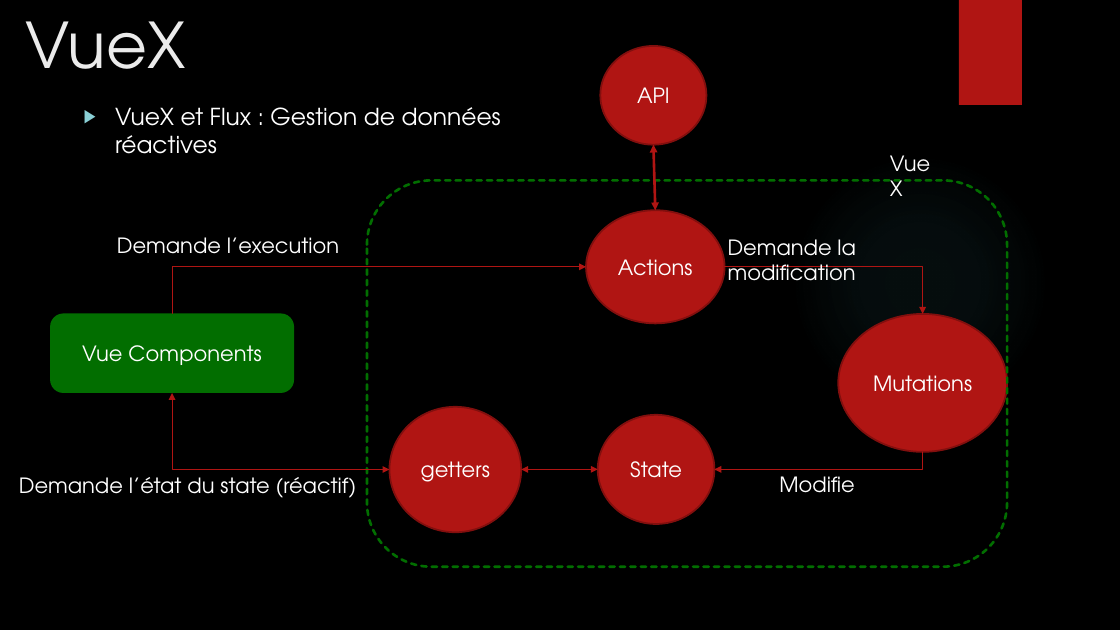
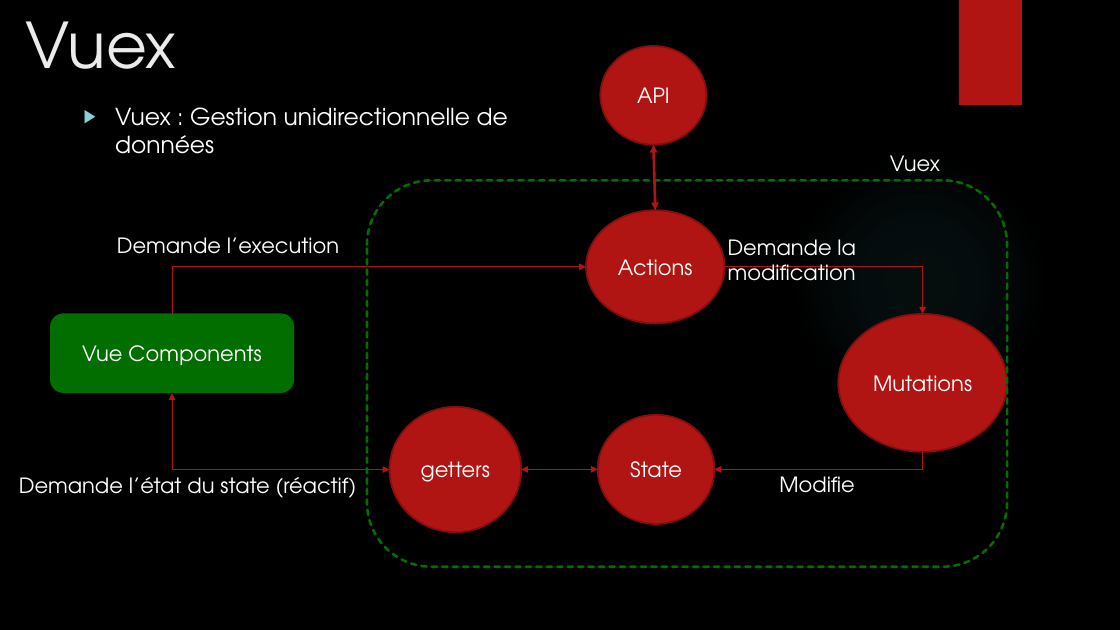
Before and after one commit to mbonjour/Shoot4Stats, a slide deck: slide 8 of Documentation/Défense/Shoot4stats.pptx. Drawn at 1120x630 pixels with LibreOffice and Linux fonts; fonts in the diff are those of the drawing; background and template pictures are left out. Boxes give left, top, right and bottom in pixels: in the first picture for what was removed or moved away, otherwise in the second. Text is boxed around its words. In the diff, an @@ line names an element or a change of style, - is before the commit and + after.

```diff
--- a/Documentation/Défense/Shoot4stats.pptx
+++ b/Documentation/Défense/Shoot4stats.pptx
@@ title at [26,21,176,69]: text changed @@
-VueX
+Vuex
@@ text at [115,107,508,154]: text changed @@
-▶ VueX et Flux : Gestion de données réactives
+▶ Vuex : Gestion unidirectionnelle de données
@@ text at [890,155,940,181]: text changed @@
-VueX
+Vuex
```
Also in this commit, not shown: 20 other slides changed, 1 slide added, 1 other file.
